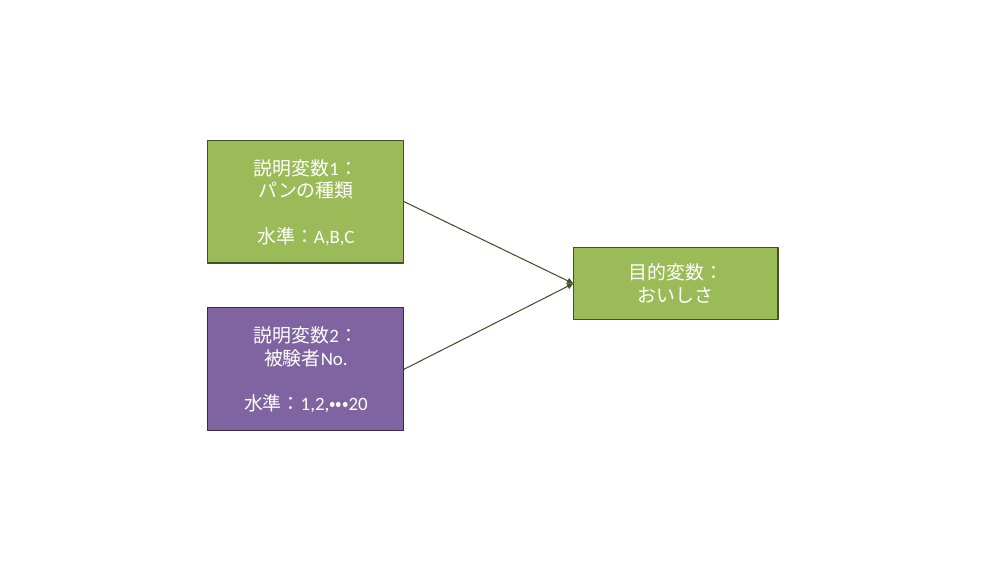
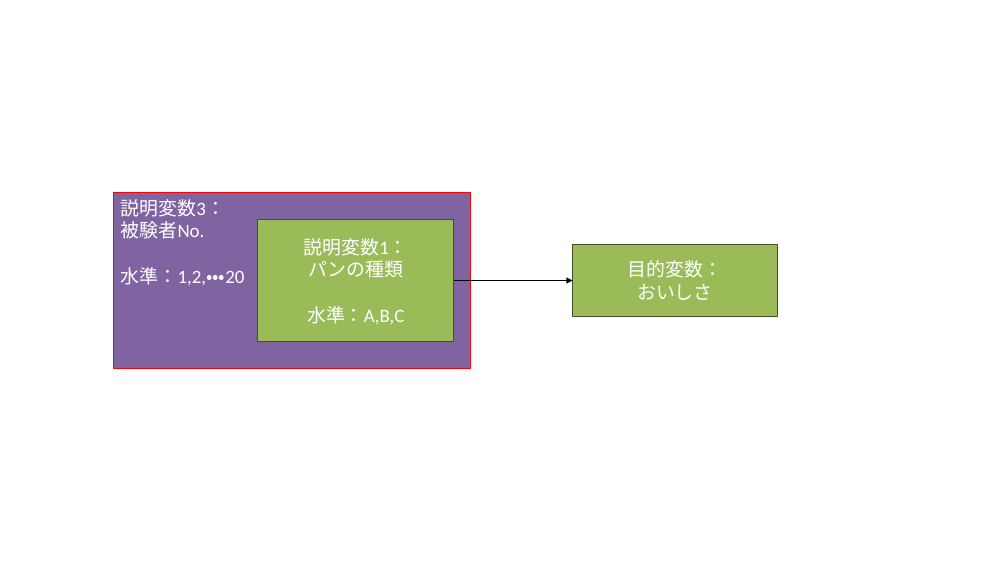
Before and after one commit to b-fujino/RLessonText, a slide deck: slide 10 of Img/AnovaModeling.pptx. Drawn at 1008x567 pixels with LibreOffice and Linux fonts; fonts in the diff are those of the drawing. Boxes give left, top, right and bottom in pixels: in the first picture for what was removed or moved away, otherwise in the second. Text is boxed around its words. In the diff, an @@ line names an element or a change of style, - is before the commit and + after.

Commit message:
８の被験者内と間のソース書き換え

```diff
--- a/Img/AnovaModeling.pptx
+++ b/Img/AnovaModeling.pptx
@@ rectangle "説明変数3： 被験者No.": place and size @@
-rectangle "説明変数3： 被験者No." at <box>208,308,404,430</box>
+rectangle "説明変数3： 被験者No." at <box>113,193,470,369</box>
@@ rectangle "説明変数3： 被験者No." at <box>113,193,470,369</box>: vertical alignment middle to top; outline #382C47 1 pt to #FF0000 1 pt @@
@@ text in rectangle at <box>121,199,225,239</box>: text changed @@
-説明変数2：
-被験者No.
+説明変数3：
+被験者No.
@@ arrow removed from (404, 202) to (573, 284) @@
@@ rectangle "説明変数1： パンの種類": place and size @@
-rectangle "説明変数1： パンの種類" at <box>208,140,404,262</box>
+rectangle "説明変数1： パンの種類" at <box>258,219,454,342</box>
@@ text in rectangle at <box>121,267,245,285</box>: alignment centre to left @@
@@ arrow removed from (404, 370) to (573, 284) @@
@@ arrow added from (454, 281) to (572, 281), #000000 0.5 pt @@
```
Also in this commit, not shown: 4 other files.
